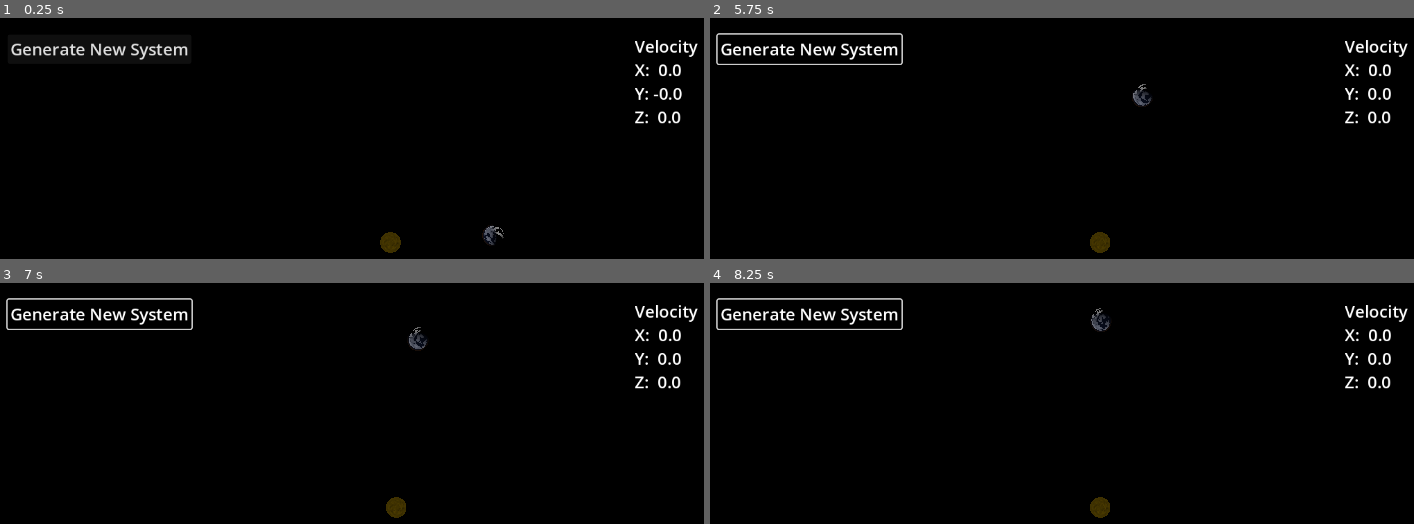
Above: before the commit, frames 1-4 (two rows, left to right).
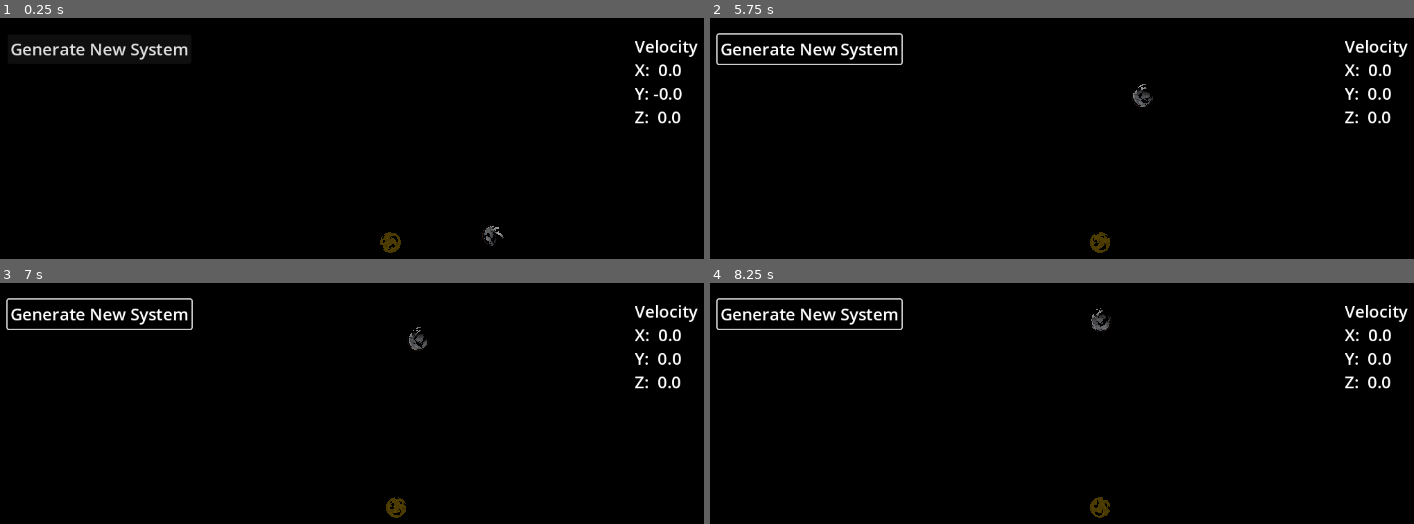
Above: after the commit, the same moments.

Repository: kruzaavn/solar_system_model
Game: Godot game, scene res://scenes/system/system.tscn
Same seed, same stepped clock (60 frames per second), same inputs: the game is played once before the commit and once after it.
Inputs (mouse positions are in pixels of both pictures, inside the frame that each line leads up to):
- Up to frame 1 (0.25 s): no input
- Up to frame 2 (5.75 s): click "Generate New System" at 0.5 s; click "Generate New System" at 1.25 s; move the mouse to (1273, 220) at 2.02 s; hold Right (Right) 2.03-2.78 s; hold Space (Halt) 2.03-2.78 s; move the mouse to (outside the picture) at 2.77 s; hold F (Back) 2.78-3.53 s; tap Space (Halt) at 2.85, 4.35 s; tap Enter at 3.5 s; move the mouse to (1181, 143) at 3.52 s; hold Right (Right) 3.53-4.28 s; hold Space (Halt) 3.53-4.28 s; move the mouse to (outside the picture) at 4.27 s; hold R (Forward) 4.28-5.03 s; move the mouse to (outside the picture) at 5.02 s; hold A (Left) from 5.03 s (still down); hold Space (Halt) from 5.03 s (still down)
- Up to frame 3 (7 s): move the mouse to (147, 439) at 5.77 s; release Space (Halt) at 5.78 s; tap Space (Halt) at 5.85 s; move the mouse to (429, 507) at 6.52 s; release A (Left) at 6.53 s; hold F (Back) from 6.53 s (still down); hold Space (Halt) from 6.53 s (still down)
- Up to frame 4 (8.25 s): move the mouse to (977, 396) at 7.27 s; release F (Back) at 7.28 s; release Space (Halt) at 7.28 s; hold Right (Right) 7.28-8.03 s; tap Space (Halt) at 7.35 s; move the mouse to (1273, 485) at 8.02 s; hold R (Forward) from 8.03 s (still down); hold Space (Halt) from 8.03 s (still down)

The runs differ from the first frame. In frame 1, less than 0.1% of the frame differs, in the area x 54-72%, y 86-97%; in frame 2, less than 0.1%; in frame 3, less than 0.1%; in frame 4, less than 0.1%, in the area x 54-57%, y 10-98%.

Commit message:
atmosphere shader

Diff:
--- a/scenes/body/atmosphere.gdshader
+++ b/scenes/body/atmosphere.gdshader
@@ -3,26 +3,44 @@
 uniform vec4 color: source_color;
 uniform vec4 fresnel_color: source_color;
 uniform sampler2D fresnel_curve;
+uniform sampler2D cloud_texture;
+uniform float cloud_cut: hint_range(0.0, 1.0, 0.01);
+uniform float wind_speed: hint_range(10.0, 20.0, 0.1);
 
-vec3 apply_fresnel(vec3 normal, vec3 view, vec3 base_color_layer, vec3 fresnel_color_layer) {
+vec4 apply_fresnel_layer(vec3 normal, vec3 view, vec4 base_color_layer, vec4 fresnel_color_layer) {
 
 	float shade =  dot(normalize(normal), normalize(view));
 
 	float fresnel_value = texture(fresnel_curve, vec2(shade, 0.0)).r;
 
-	vec3 layer = mix(base_color_layer, fresnel_color_layer, fresnel_value);
+	vec4 layer = mix(base_color_layer, fresnel_color_layer, fresnel_value);
 
 	return layer;
+}
+
+vec4 apply_cloud_layer(vec4 base_color, vec2 uv, float time) {
+
+	vec2 sample_location = vec2(uv.x + time * 1.0/wind_speed, uv.y );
+
+	float cloud = texture(cloud_texture, sample_location).r;
+
+	if (cloud >= cloud_cut) {
+		base_color = vec4(cloud, cloud, cloud, 1.0);
+	}
+
+	return base_color;
 }
 
 
 void fragment() {
 	// Place fragment code here.
 
-    vec3 albedo = apply_fresnel(NORMAL, VIEW, color.rgb, fresnel_color.rgb);
+    vec4 albedo = apply_fresnel_layer(NORMAL, VIEW, color, fresnel_color);
 
-	ALBEDO = albedo;
+	albedo = apply_cloud_layer(albedo, UV, TIME);
 
-	ALPHA = 0.2;
+	ALBEDO = albedo.rgb;
+
+	ALPHA = albedo.a;
 
 }
--- a/scenes/body/body.tscn
+++ b/scenes/body/body.tscn
@@ -95,6 +95,15 @@
 radius = 0.7
 height = 1.4
 
+[sub_resource type="Gradient" id="Gradient_gpa4w"]
+
+[sub_resource type="FastNoiseLite" id="FastNoiseLite_a724w"]
+
+[sub_resource type="NoiseTexture2D" id="NoiseTexture2D_jk6av"]
+seamless = true
+color_ramp = SubResource("Gradient_gpa4w")
+noise = SubResource("FastNoiseLite_a724w")
+
 [sub_resource type="Curve" id="Curve_kfkuj"]
 _data = [Vector2(0, 1), 0.0, 0.0, 0, 0, Vector2(0.640929, 0), 0.0, 0.0, 0, 0, Vector2(1, 0), 0.0, 0.0, 0, 0]
 point_count = 3
@@ -105,9 +114,12 @@
 [sub_resource type="ShaderMaterial" id="ShaderMaterial_100fi"]
 render_priority = 1
 shader = ExtResource("7_y7ht5")
-shader_parameter/color = Color(0.262745, 0.423529, 0.901961, 1)
-shader_parameter/fresnel_color = Color(1, 0.466667, 0, 1)
+shader_parameter/color = Color(0.262745, 0.423529, 0.901961, 0.0392157)
+shader_parameter/fresnel_color = Color(1, 0.466667, 0, 0.329412)
+shader_parameter/cloud_cut = 0.63
+shader_parameter/wind_speed = 19.7
 shader_parameter/fresnel_curve = SubResource("CurveTexture_v6gcp")
+shader_parameter/cloud_texture = SubResource("NoiseTexture2D_jk6av")
 
 [sub_resource type="SphereMesh" id="SphereMesh_ym2yv"]
 material = SubResource("ShaderMaterial_100fi")
Not shown: 1 places in scenes/body/body.tscn that only renumber resources
